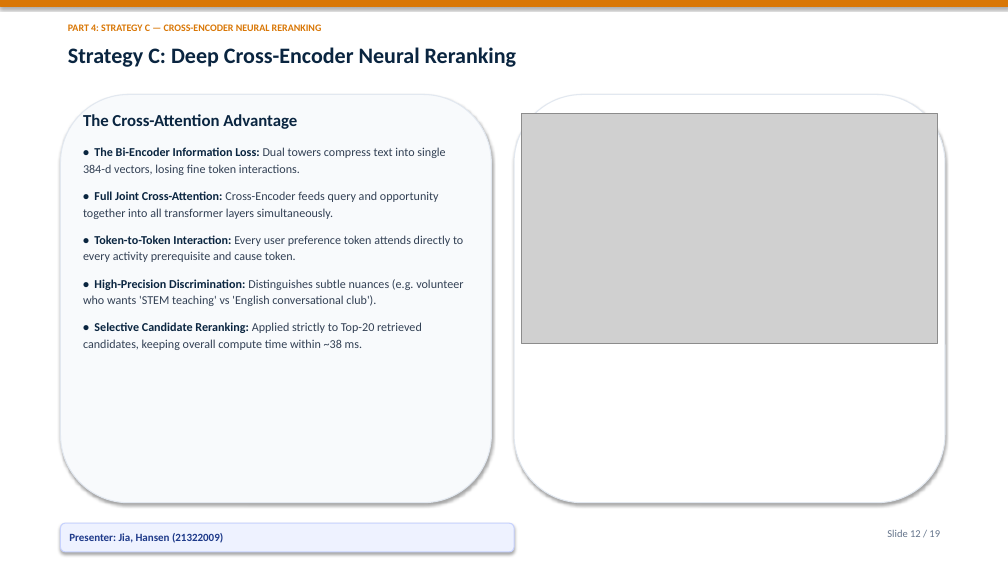
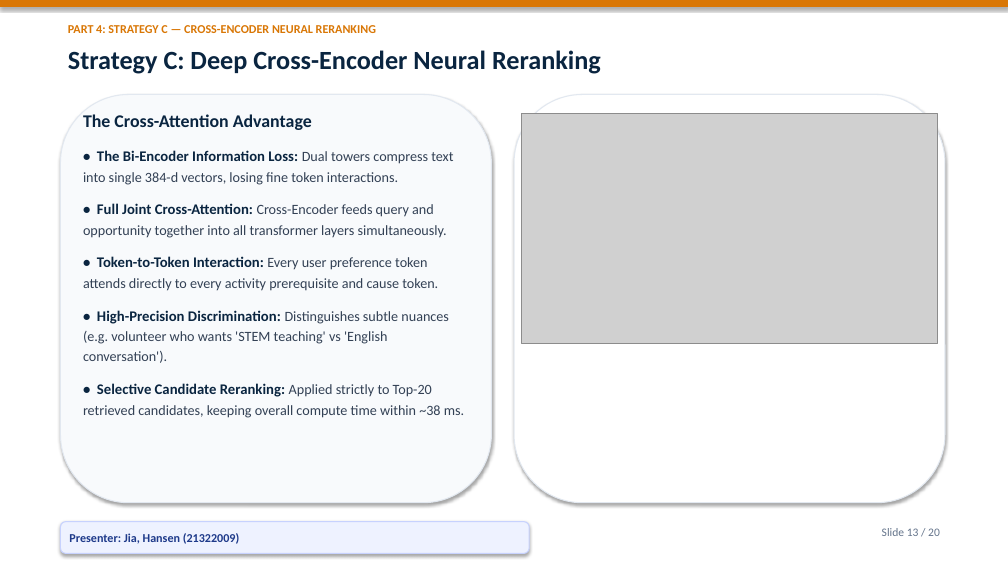
Before and after one commit to Bob8259/CSIT-5210-Group-Project, a slide deck: slide 13 of CSIT5210_Group1_Presentation.pptx (slide 12 before the commit). Drawn at 1008x567 pixels with LibreOffice and Linux fonts; fonts in the diff are those of the drawing; grey boxes stand for pictures. Boxes give left, top, right and bottom in pixels: in the first picture for what was removed or moved away, otherwise in the second. Text is boxed around its words. In the diff, an @@ line names an element or a change of style, - is before the commit and + after.

Commit message:
feat: add grand cover page and enlarge presentation font sizes for optimal projection readability

```diff
--- a/CSIT5210_Group1_Presentation.pptx
+++ b/CSIT5210_Group1_Presentation.pptx
@@ text "PART 4: STRATEGY C — ..." at (68, 25, 376, 33): size 9.5 to 11.5 pt @@
@@ text "Strategy C: Deep Cross-Encoder Neural ..." at (68, 50, 601, 74): size 21 to 25 pt @@
@@ text at (83, 114, 464, 418): size 16 to 17 pt in "The Cross-Attention Advantage"; size 11.5 to 14 pt in "• The Bi-Encoder Information Loss:", "• Full Joint Cross-Attention:", "• Token-to-Token Interaction:", "• Selective Candidate Reranking:"; size 11.5 to 13.5 pt in "Dual towers compress text into single 384-d ...", "Cross-Encoder feeds query and opportunity together into ...", "Every user preference token attends directly to ...", "Applied strictly to Top-20 retrieved candidates, keeping ..."; line spacing 1.15 to 1.2; more space between paragraphs @@
@@ text at (83, 310, 449, 363): text changed; size 11.5 to 13.5 pt @@
-• High-Precision Discrimination: Distinguishes subtle nuances (e.g. volunteer who wants 'STEM teaching' vs 'English conversational club').
+• High-Precision Discrimination: Distinguishes subtle nuances (e.g. volunteer who wants 'STEM teaching' vs 'English conversation').
@@ rounded rectangle "Presenter: Jia, Hansen (21322009)": place and size @@
-rounded rectangle "Presenter: Jia, Hansen (21322009)" at (60, 523, 514, 552)
+rounded rectangle "Presenter: Jia, Hansen (21322009)" at (60, 522, 529, 554)
@@ rounded rectangle "Presenter: Jia, Hansen (21322009)" at (60, 522, 529, 554): size 10.5 to 11.5 pt @@
@@ text at (882, 528, 940, 536): text changed; size 10 to 11 pt @@
-Slide 12 / 19
+Slide 13 / 20
```
Also in this commit, not shown: 18 other slides changed, 1 slide added, 1 other file.
